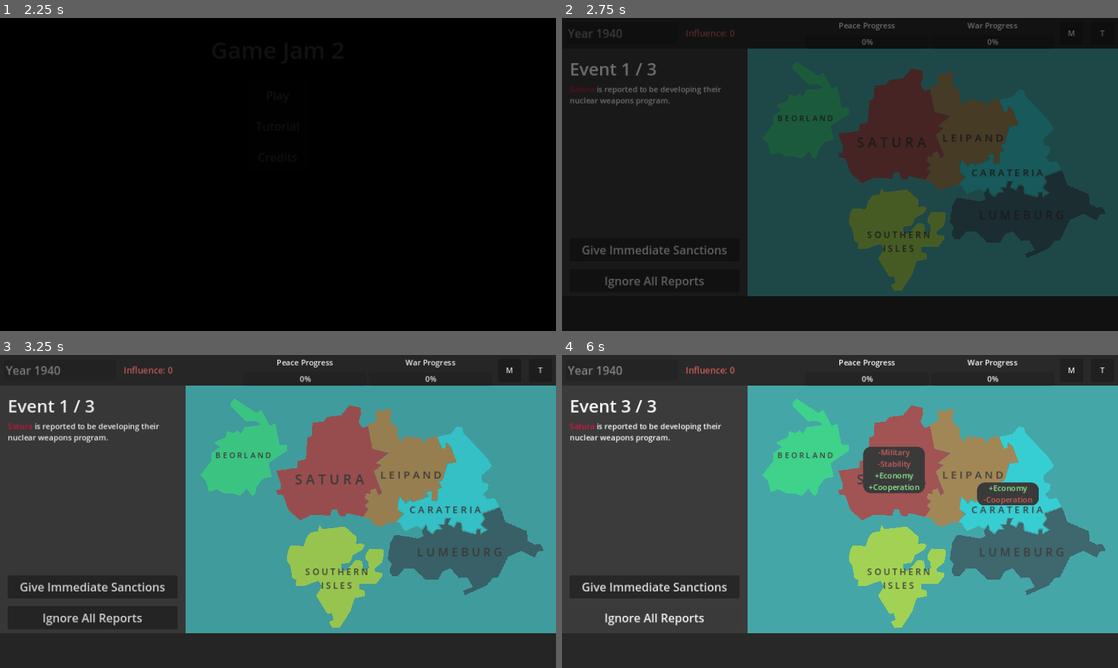
Above: before the commit, frames 1-4 (two rows, left to right).
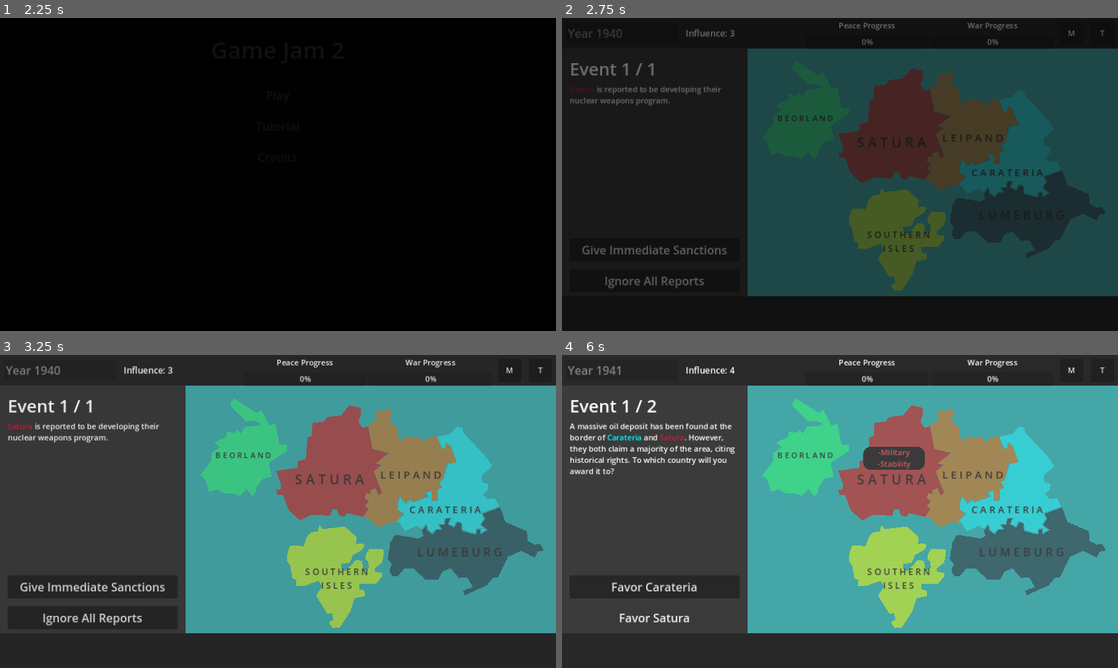
Above: after the commit, the same moments.

Repository: SaturdayMilkshake/game-jam-2
Game: Godot game, scene res://scenes/title_screen/title_screen.tscn
The game is run twice, just before and just after one commit, with the same random seed, the same clock (stepped at 60 frames per second) and the same inputs.
Inputs:
- Up to frame 1 (2.25 s): click "Play" at 0.5 s; click "Play" at 1.25 s; click "Play" at 2 s
- Up to frame 2 (2.75 s): no input
- Up to frame 3 (3.25 s): click "Ignore All Reports" at 2.75 s
- Up to frame 4 (6 s): click "M" at 3.5 s; click "O" at 4.25 s; click "Give Immediate Sanctions" at 5 s; click "Favor Satura" (after the commit: "New Year") at 5.75 s

Frame 1 is identical in both runs. In frame 2, 0.1% of the frame differs, in the area x 15-31%, y 3-19%; in frame 3, 0.2%; in frame 4, 3.9%, in the area x 1-86%, y 3-87%.

Commit message:
add color to progress bars in global status

Diff:
--- a/scenes/country/country.gd
+++ b/scenes/country/country.gd
@@ -69,7 +69,9 @@
 	#attributes
 	if economy.economy <= 0:
 		SignalHandler.emit_signal("no_economy")
-	if stability.stability <= 0:
+	if economy.economy >= 10:
+		SignalHandler.emit_signal("excess_economy")
+	if stability.stability <= 3:
 		SignalHandler.emit_signal("no_stability")
 	if military.military <= 2:
 		SignalHandler.emit_signal("no_military")
--- a/scenes/game_manager/game_manager.gd
+++ b/scenes/game_manager/game_manager.gd
@@ -1,7 +1,7 @@
 extends Node
 
 var turn: int = 0
-var influence: int = 0
+var influence: int = 3
 
 #Attribute Conditions
 var critical_economy: int = 0
@@ -9,6 +9,7 @@
 var critical_military: int = 0
 var critical_cooperation: int = 0
 
+var high_economy: int = 0
 var full_cooperation: int = 0
 
 #Win / Lose Conditions
@@ -23,6 +24,7 @@
 	SignalHandler.connect("influence_used", Callable(self, "influence_used"))
 	#Statuses
 	SignalHandler.connect("no_economy", Callable(self, "no_economy"))
+	SignalHandler.connect("excess_economy", Callable(self, "excess_economy"))
 	SignalHandler.connect("no_stability", Callable(self, "no_stability"))
 	SignalHandler.connect("no_military", Callable(self, "no_military"))
 	SignalHandler.connect("excess_military", Callable(self, "excess_military"))
@@ -40,6 +42,7 @@
 	critical_military = 0
 	critical_cooperation = 0
 
+	high_economy = 0
 	full_cooperation = 0
 
 	turn += 1
@@ -51,11 +54,11 @@
 	call_deferred("check_critical_values")
 
 func check_critical_values() -> void:
-	if critical_economy >= 4:
-		pass
-	if critical_stability >= 4:
-		pass
-	if critical_military >= 3:
+	influence += max(0, high_economy / 2.5)
+	if influence >= 5:
+		influence = 5
+	SignalHandler.emit_signal("influence_updated", influence)
+	if critical_military >= 2:
 		war_progress_active = true
 	if critical_cooperation >= 5:
 		SignalHandler.emit_signal("game_over", "Broken Treaty")
@@ -84,7 +87,9 @@
 	match status:
 		"Peace":
 			if peace_process_active:
-				peace_progress += full_cooperation
+				peace_progress += max(-3, full_cooperation - critical_stability)
+				if peace_progress <= 0:
+					peace_progress = 0
 				SignalHandler.emit_signal("update_global_status", "Peace", peace_progress)
 		"War":
 			if war_progress_active:
@@ -108,3 +113,6 @@
 
 func excess_cooperation() -> void:
 	full_cooperation += 1
+
+func excess_economy() -> void:
+	high_economy += 1
--- a/scenes/world/ui/event_info/event_info.gd
+++ b/scenes/world/ui/event_info/event_info.gd
@@ -3,7 +3,9 @@
 @onready var description: Node = $Description
 
 var current_event: int = 1
-var events_this_turn: int = 3
+var events_this_turn: int = 1
+
+var total_turns: int = 0
 
 func _ready() -> void:
 	SignalHandler.connect("country_selected", Callable(self, "country_selected"))
@@ -51,10 +53,11 @@
 	self.visible = true
 
 func new_turn() -> void:
+	total_turns += 1
 	self.visible = true
 	$Option1.visible = true
 	$Option2.visible = true
-	events_this_turn = randi_range(1, 3)
+	events_this_turn = min(7, randi_range(1, 2 + (total_turns / 10)))
 	current_event = 1
 	$Event.text = "Event " + str(current_event) + " / " + str(events_this_turn)
 	SignalHandler.emit_signal("new_event_requested")
--- a/scenes/world/ui/game_over/game_over.gd
+++ b/scenes/world/ui/game_over/game_over.gd
@@ -15,7 +15,8 @@
 			$Description.text = "A nuclear weapon state has launched their nukes as a first strike strategy due to their severely weakened military.
 	The continent is devastated, leaving millions of people dead."
 		"Peace":
-			$Description.text = "Thanks to your efforts, the countries have decided to finally make peace!
+			$GameOver.text = "You Win!"
+			$Description.text = "Thanks to your efforts, the countries have decided to make peace!
 	The future of the continent looks bright.
 	Congratulations! Thank you for playing!"
 		"War":
--- a/scenes/world/ui/game_over/game_over.tscn
+++ b/scenes/world/ui/game_over/game_over.tscn
@@ -64,6 +64,7 @@
 
 [node name="BackToTitle" type="Button" parent="."]
 z_index = 3
+layout_mode = 0
 offset_left = 392.0
 offset_top = 328.0
 offset_right = 568.0
--- a/scenes/world/ui/global_status/global_status.gd
+++ b/scenes/world/ui/global_status/global_status.gd
@@ -2,6 +2,8 @@
 
 func _ready() -> void:
 	SignalHandler.connect("update_global_status", Callable(self, "update_global_status"))
+	$HBoxContainer/WarProgress/ProgressBar.value = 0
+	$HBoxContainer/PeaceProcess/ProgressBar.value = 0
 
 func update_global_status(status: String, amount: int) -> void:
 	match status:
--- a/scenes/world/ui/global_status/global_status.tscn
+++ b/scenes/world/ui/global_status/global_status.tscn
@@ -1,6 +1,20 @@
-[gd_scene load_steps=2 format=3 uid="uid://cmylfp8sh4unx"]
+[gd_scene load_steps=4 format=3 uid="uid://cmylfp8sh4unx"]
 
 [ext_resource type="Script" path="res://scenes/world/ui/global_status/global_status.gd" id="1_plo62"]
+
+[sub_resource type="StyleBoxFlat" id="StyleBoxFlat_kmihw"]
+bg_color = Color(9.28924e-06, 0.559523, 0.109371, 1)
+corner_radius_top_left = 4
+corner_radius_top_right = 4
+corner_radius_bottom_right = 4
+corner_radius_bottom_left = 4
+
+[sub_resource type="StyleBoxFlat" id="StyleBoxFlat_f3go2"]
+bg_color = Color(0.690368, 0.0893196, 0.162035, 1)
+corner_radius_top_left = 4
+corner_radius_top_right = 4
+corner_radius_bottom_right = 4
+corner_radius_bottom_left = 4
 
 [node name="GlobalStatus" type="Control"]
 layout_mode = 3
@@ -27,6 +41,8 @@
 
 [node name="ProgressBar" type="ProgressBar" parent="HBoxContainer/PeaceProcess"]
 layout_mode = 2
+theme_override_styles/fill = SubResource("StyleBoxFlat_kmihw")
+value = 50.0
 
 [node name="WarProgress" type="VBoxContainer" parent="HBoxContainer"]
 layout_mode = 2
@@ -40,3 +56,5 @@
 
 [node name="ProgressBar" type="ProgressBar" parent="HBoxContainer/WarProgress"]
 layout_mode = 2
+theme_override_styles/fill = SubResource("StyleBoxFlat_f3go2")
+value = 50.0
--- a/scenes/world/ui/influence/influence.gd
+++ b/scenes/world/ui/influence/influence.gd
@@ -2,7 +2,6 @@
 
 func _ready() -> void:
 	SignalHandler.connect("influence_updated", Callable(self, "influence_updated"))
-	self.modulate = Color.INDIAN_RED
 
 func _process(delta: float) -> void:
 	pass
--- a/scenes/world/ui/influence/influence.tscn
+++ b/scenes/world/ui/influence/influence.tscn
@@ -14,5 +14,5 @@
 offset_right = 112.0
 offset_bottom = 48.0
 theme_override_font_sizes/font_size = 18
-text = "Influence: 0"
+text = "Influence: 3"
 vertical_alignment = 1
--- a/scripts/signal_handler.gd
+++ b/scripts/signal_handler.gd
@@ -46,6 +46,7 @@
 
 #country attribute statuses
 signal no_economy
+signal excess_economy
 signal no_stability
 signal no_military
 signal no_cooperation
